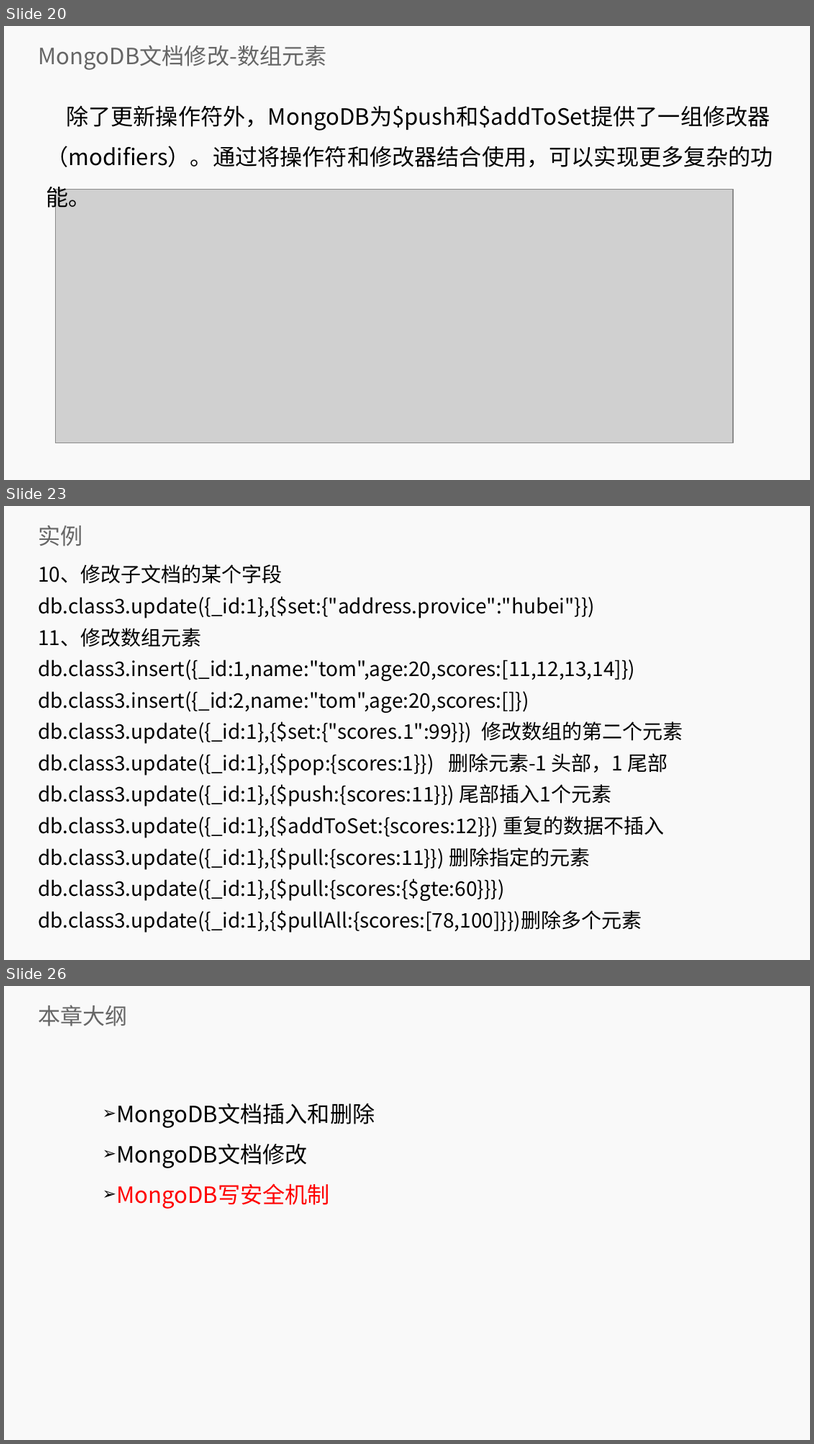
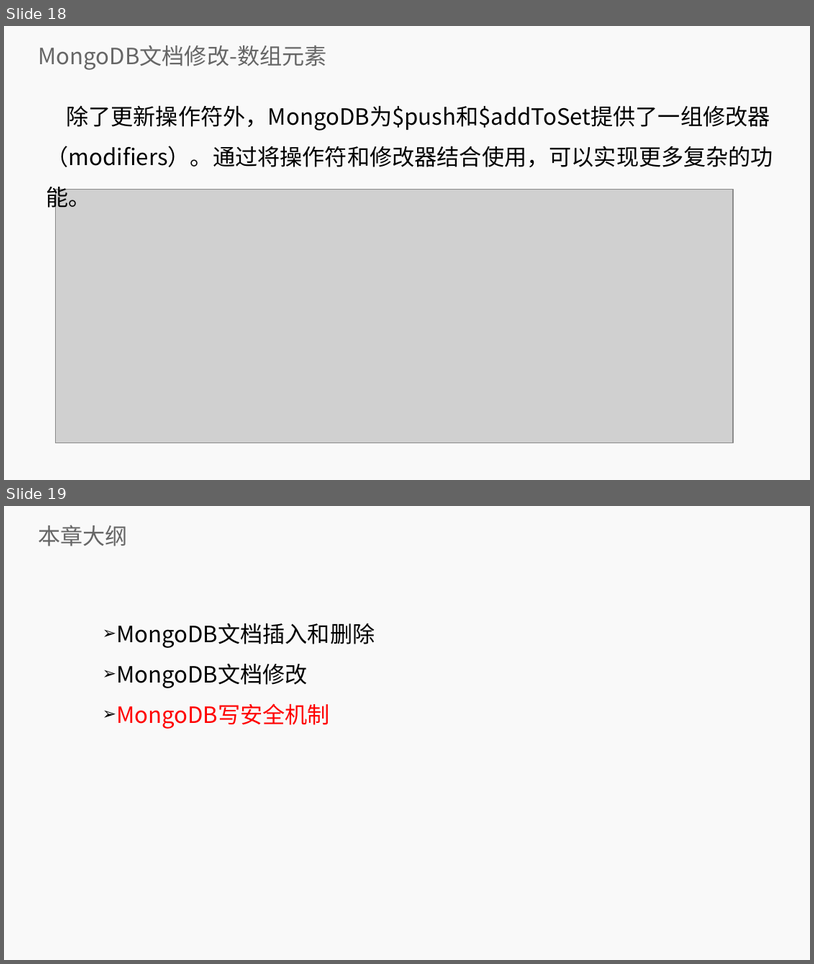
Before and after one commit to lihuanzhen2016/no-sql, a slide deck: PPT/04 MongoDB 数据更新.pptx. Shown one above the other, each under a label of ours: slides 20, 23 and 26 before the commit, slides 18 and 19 after it; the slides between them are not shown. The pictures are 814x1444 and 814x964 pixels, drawn with LibreOffice and Linux fonts; fonts in the diff are those of the drawing; grey boxes stand for pictures; background and template pictures are left out. Boxes give left, top, right and bottom in pixels: in the first picture for what was removed or moved away, otherwise in the second. Text is boxed around its words. In the diff, an @@ line names an element or a change of style, - is before the commit and + after.

```diff
--- a/PPT/04 MongoDB 数据更新.pptx
+++ b/PPT/04 MongoDB 数据更新.pptx
@@ slide 23 removed at (4,506,810,960), background #F9F9F9 @@
@@ title removed at (38,525,82,546) @@
-实例
@@ subtitle removed at (38,564,683,932) @@
-10、修改子文档的某个字段
-db.class3.update({_id:1},{$set:{"address.provice":"hubei"}})
-11、修改数组元素
-db.class3.insert({_id:1,name:"tom",age:20,scores:[11,12,13,14]})
-db.class3.insert({_id:2,name:"tom",age:20,scores:[]})
-db.class3.update({_id:1},{$set:{"scores.1":99}}) 修改数组的第二个元素
-db.class3.update({_id:1},{$pop:{scores:1}}) 删除元素-1 头部，1 尾部
-db.class3.update({_id:1},{$push:{scores:11}}) 尾部插入1个元素
-db.class3.update({_id:1},{$addToSet:{scores:12}}) 重复的数据不插入
-db.class3.update({_id:1},{$pull:{scores:11}}) 删除指定的元素
-db.class3.update({_id:1},{$pull:{scores:{$gte:60}}})
-db.class3.update({_id:1},{$pullAll:{scores:[78,100]}})删除多个元素
@@ what was slide 20 is now slide 18 @@
@@ what was slide 26 is now slide 19 @@
```
Also in this commit, not shown: 3 slides changed, 1 slide added, 6 other slides removed, 1 other file.
